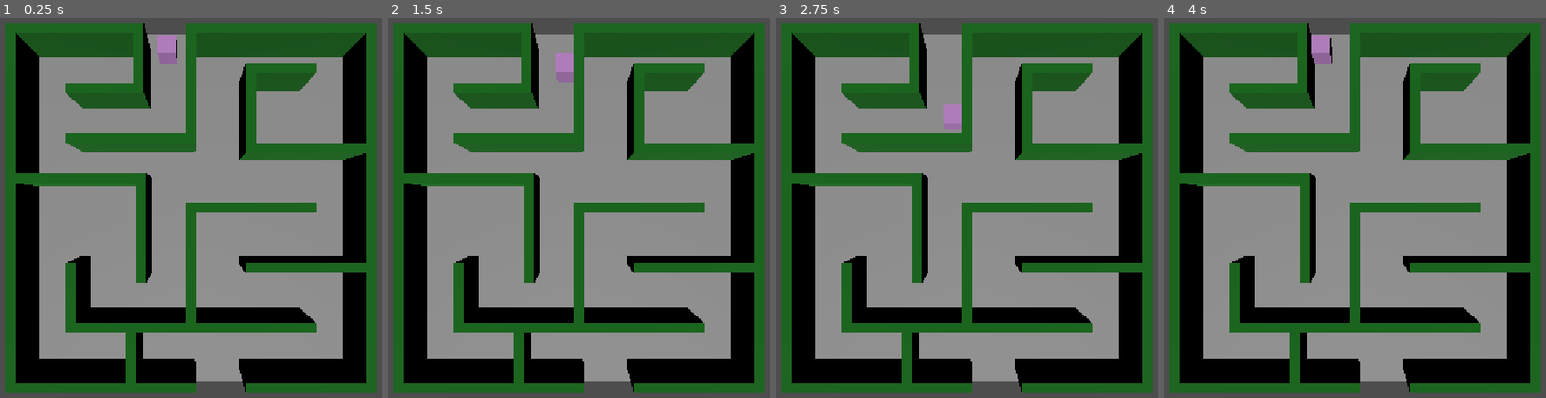
Above: before the commit, frames 1-4 (left to right).
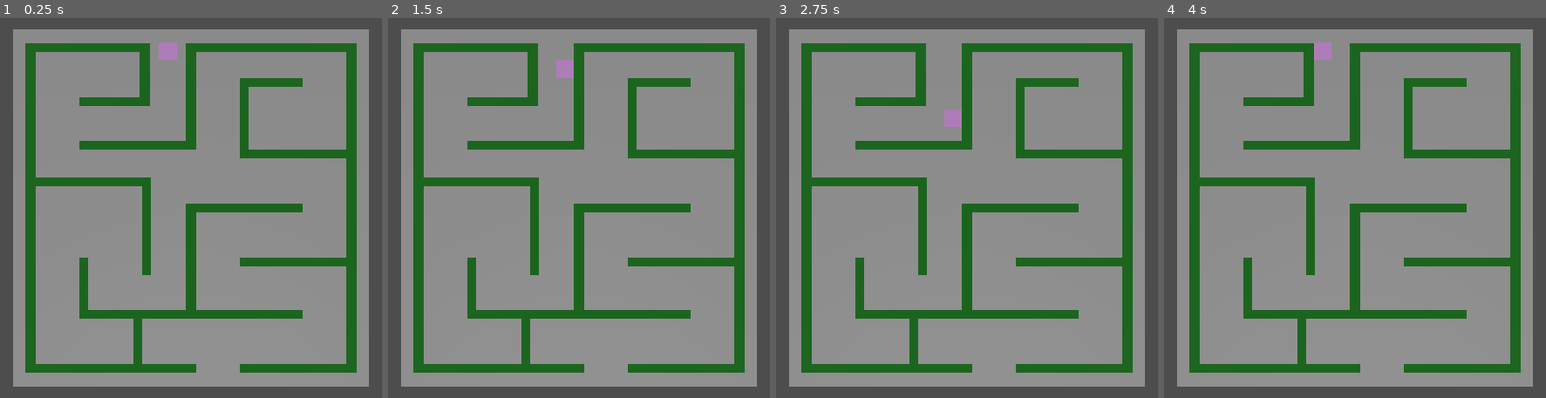
Above: after the commit, the same moments.

Repository: danijmoss/LightMaze
Game: Godot game, scene res://Scenes/main.tscn
Same seed, same stepped clock (60 frames per second), same inputs: the game is played once before the commit and once after it.
Inputs:
- Up to frame 1 (0.25 s): no input
- Up to frame 2 (1.5 s): tap Enter at 0.5 s; hold Right (ui_right) 0.53-1.28 s; tap Space at 1.25 s; hold Down (ui_down) from 1.28 s (still down)
- Up to frame 3 (2.75 s): release Down (ui_down) at 2.03 s; hold Right (ui_right) from 2.03 s (still down)
- Up to frame 4 (4 s): tap Enter at 2.75 s; release Right (ui_right) at 2.78 s; hold Up (ui_up) 2.78-3.53 s; hold Left (ui_left) from 3.53 s (still down)

The runs differ from the first frame. In frame 1, 40% of the frame differs, in the area x 1-99%, y 1-99%; in frame 2, 40%; in frame 3, 40%; in frame 4, 40%.

Commit message:
Switched Camera to Orthogonal

Diff:
--- a/Scenes/main.tscn
+++ b/Scenes/main.tscn
@@ -29,6 +29,8 @@
 
 [node name="Camera3D" type="Camera3D" parent="." unique_id=1916447182]
 transform = Transform3D(1, 0, 0, 0, -4.371139e-08, 1, 0, -1, -4.371139e-08, 0, 15, 0)
+projection = 1
+size = 22.0
 
 [node name="DirectionalLight3D" type="DirectionalLight3D" parent="." unique_id=1161116856]
 transform = Transform3D(1, 0, 0, 0, 0.49999997, 0.86602545, 0, -0.86602545, 0.49999997, 0, 0, 0)
